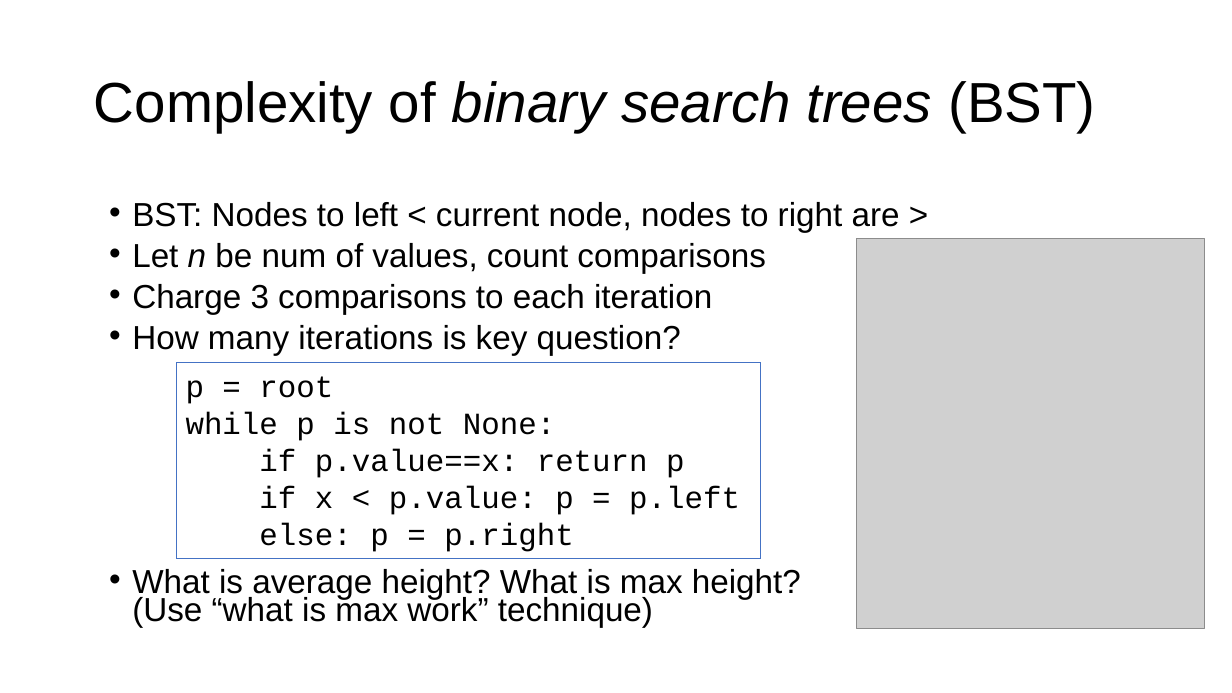
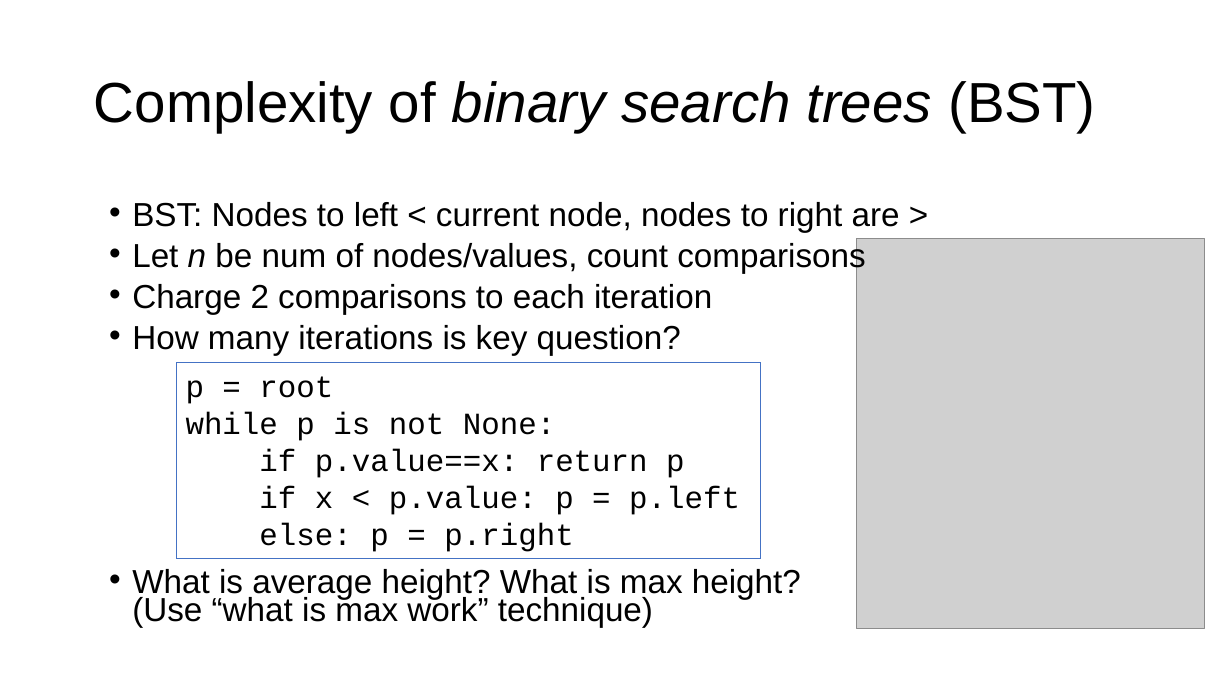
Before and after one commit to parrt/msds689, a slide deck: slide 22 of notes/complexity.pptx. Drawn at 1232x693 pixels with LibreOffice and Linux fonts; fonts in the diff are those of the drawing; grey boxes stand for pictures; background and template pictures are left out. Boxes give left, top, right and bottom in pixels: in the first picture for what was removed or moved away, otherwise in the second. Text is boxed around its words. In the diff, an @@ line names an element or a change of style, - is before the commit and + after.

```diff
--- a/notes/complexity.pptx
+++ b/notes/complexity.pptx
@@ text at box(132, 240, 865, 314): text changed @@
-• Let n be num of values, count comparisons
-• Charge 3 comparisons to each iteration
+• Let n be num of nodes/values, count comparisons
+• Charge 2 comparisons to each iteration
```
Also in this commit, not shown: 6 other slides changed, 4 other files.
